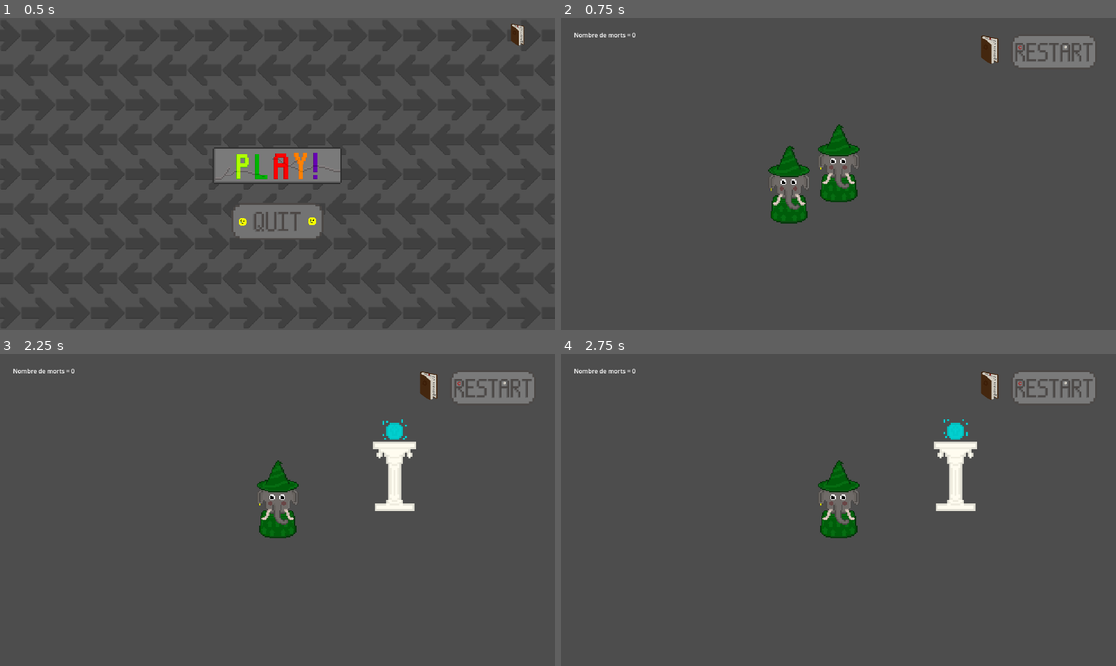
Above: before the commit, frames 1-4 (two rows, left to right).
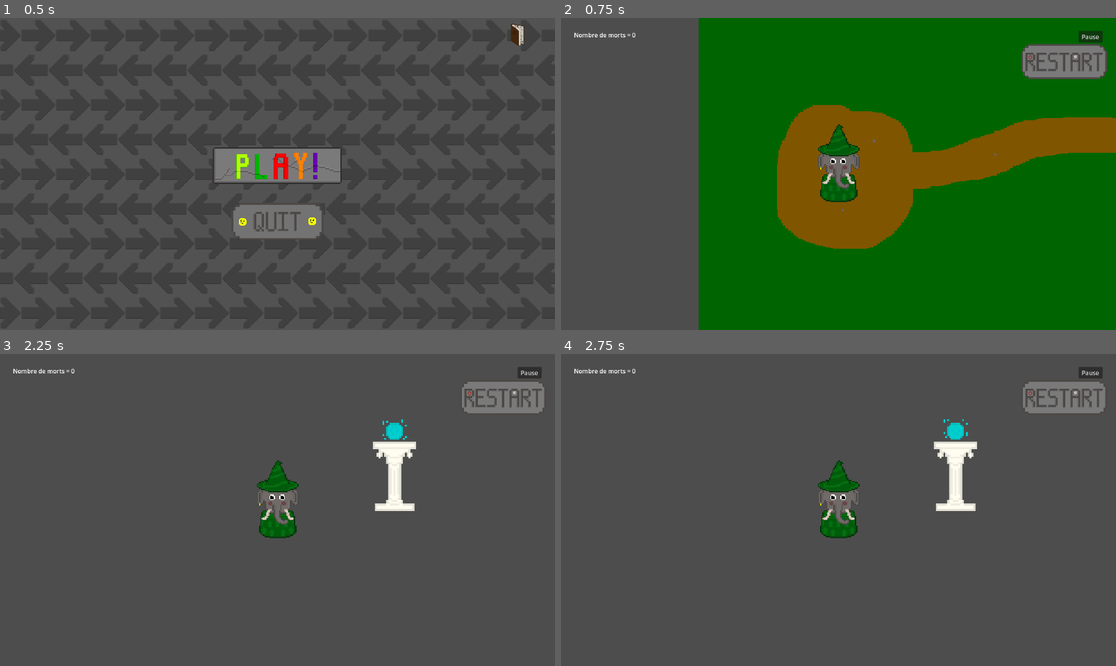
Above: after the commit, the same moments.

Repository: matteoJeulin/gameJam2023
Game: Godot game, scene res://Scenes/Niveaux/Niveau1.tscn
Two runs of this game, one before a commit and one after it. Both use one fixed random seed, a clock stepped at 60 frames per second and the inputs below. This scene is started directly instead of the project's main scene.
Inputs (mouse positions are in pixels of both pictures, inside the frame that each line leads up to; where the layout moved, square brackets give the same spot in the first picture):
- Up to frame 1 (0.5 s): no input
- Up to frame 2 (0.75 s): click (838, 164) at 0.5 s
- Up to frame 3 (2.25 s): click (527, 372) [427, 385] at 1.25 s; click (283, 516) at 2 s
- Up to frame 4 (2.75 s): no input

Frame 1 is identical in both runs. In frame 2, 73% of the frame differs, in the area x 24-100%, y 0-100%; in frame 3, 1.6%; in frame 4, 1.6%.

Commit message:
ok

Diff:
--- a/Scenes/Characters/player.tscn
+++ b/Scenes/Characters/player.tscn
@@ -1,8 +1,7 @@
-[gd_scene load_steps=7 format=3 uid="uid://cedasj6m778up"]
+[gd_scene load_steps=6 format=3 uid="uid://cedasj6m778up"]
 
 [ext_resource type="Script" path="res://Scripts/Character/player.gd" id="1_fy2mp"]
 [ext_resource type="Texture2D" uid="uid://djitfxu20dcva" path="res://assets/sprites/player/player_down.png" id="2_ep43r"]
-[ext_resource type="Texture2D" uid="uid://ce00g0eag5c17" path="res://assets/sprites/buttons/settings_button.png" id="3_1i5jl"]
 [ext_resource type="Texture2D" uid="uid://bwxxmascex13p" path="res://assets/sprites/buttons/restart_button.png" id="3_f5hwx"]
 
 [sub_resource type="RectangleShape2D" id="RectangleShape2D_xqgxk"]
@@ -25,18 +24,18 @@
 [node name="Camera2D" type="Camera2D" parent="."]
 zoom = Vector2(1.3, 1.3)
 
-[node name="Pause" type="TextureButton" parent="."]
-offset_left = 352.0
+[node name="Pause" type="Button" parent="."]
+offset_left = 639.0
 offset_top = -381.0
-offset_right = 452.0
-offset_bottom = -281.0
-texture_normal = ExtResource("3_1i5jl")
+offset_right = 703.0
+offset_bottom = -350.0
+text = "Pause"
 
 [node name="Restart" type="TextureButton" parent="."]
-offset_left = 459.0
-offset_top = -372.0
-offset_right = 779.0
-offset_bottom = -237.0
+offset_left = 486.0
+offset_top = -346.0
+offset_right = 806.0
+offset_bottom = -211.0
 scale = Vector2(0.715801, 0.691507)
 texture_normal = ExtResource("3_f5hwx")
 script = SubResource("GDScript_5sml8")
--- a/Scenes/Niveaux/Niveau1.tscn
+++ b/Scenes/Niveaux/Niveau1.tscn
@@ -18,6 +18,16 @@
 [ext_resource type="PackedScene" uid="uid://trh5eavjbnls" path="res://Scenes/Arrows/arrow_green_right.tscn" id="16_puunm"]
 [ext_resource type="PackedScene" uid="uid://bg778ttbu4y1r" path="res://Scenes/Arrows/arrow_green_up.tscn" id="17_v1p67"]
 [ext_resource type="PackedScene" uid="uid://gf4361fni7v1" path="res://Scenes/Niveaux/fin.tscn" id="18_km7lr"]
+[ext_resource type="PackedScene" uid="uid://cmabdk27umqyq" path="res://Scenes/walls/wall.tscn" id="19_2olg4"]
+[ext_resource type="PackedScene" uid="uid://cd44g3pae5l2s" path="res://Scenes/Arrows/switch_arrow_green_antitrigo.tscn" id="19_ap3dj"]
+[ext_resource type="PackedScene" uid="uid://dexipce3q7nkx" path="res://Scenes/Arrows/switch_arrow_green_trigo.tscn" id="20_45mvg"]
+[ext_resource type="PackedScene" uid="uid://bgr7ii72xhhat" path="res://Scenes/walls/bookshelf_1.tscn" id="20_uxwmu"]
+[ext_resource type="PackedScene" uid="uid://bjfoiipfh2imn" path="res://Scenes/walls/bookshelf_2.tscn" id="21_7pplj"]
+[ext_resource type="PackedScene" uid="uid://d3cprgkp16vvw" path="res://Scenes/walls/bookshelf_3.tscn" id="22_1jcgp"]
+[ext_resource type="PackedScene" uid="uid://6inlq0u0vuvx" path="res://Scenes/walls/corner_down_right.tscn" id="23_44tnc"]
+[ext_resource type="PackedScene" uid="uid://do3kggeqp0fmq" path="res://Scenes/walls/corner_up_right.tscn" id="24_jfr7n"]
+[ext_resource type="PackedScene" uid="uid://bjkut7wf8awkb" path="res://Scenes/walls/corner_down_left.tscn" id="25_tbcyy"]
+[ext_resource type="PackedScene" uid="uid://do8yeugxm7id" path="res://Scenes/walls/corner_up_left.tscn" id="26_85h5x"]
 
 [sub_resource type="TileSetAtlasSource" id="TileSetAtlasSource_tlpkx"]
 texture = ExtResource("3_j0dmn")
@@ -123,22 +133,12 @@
 [node name="Niveau1" type="Node2D"]
 script = ExtResource("1_t8ghe")
 
-[node name="Label" type="Label" parent="."]
-offset_left = 401.0
-offset_top = 192.0
-offset_right = 874.0
-offset_bottom = 324.0
-text = "Ca marche"
-
-[node name="Label2" type="Label" parent="."]
-offset_right = 248.0
-offset_bottom = 90.0
-
 [node name="Player" parent="." instance=ExtResource("2_egr84")]
 z_index = 1
 position = Vector2(1771, 3102)
 
 [node name="Floor" type="TileMap" parent="."]
+z_index = -1
 position = Vector2(-728.504, 159.461)
 scale = Vector2(6, 6)
 tile_set = SubResource("TileSet_p7qht")
@@ -301,3 +301,46 @@
 
 [node name="Fin" parent="." instance=ExtResource("18_km7lr")]
 position = Vector2(3597, 720)
+
+[node name="CharacterBody2D" parent="." instance=ExtResource("19_2olg4")]
+y_sort_enabled = true
+position = Vector2(3013, 1757)
+
+[node name="CharacterBody2D2" parent="." instance=ExtResource("19_2olg4")]
+y_sort_enabled = true
+position = Vector2(3013, 1956)
+
+[node name="CharacterBody2D3" parent="." instance=ExtResource("19_2olg4")]
+y_sort_enabled = true
+position = Vector2(3013, 2088)
+
+[node name="CharacterBody2D4" parent="." instance=ExtResource("20_uxwmu")]
+position = Vector2(1498, 2302)
+
+[node name="CharacterBody2D5" parent="." instance=ExtResource("21_7pplj")]
+position = Vector2(271, 2088)
+
+[node name="CharacterBody2D6" parent="." instance=ExtResource("22_1jcgp")]
+y_sort_enabled = true
+position = Vector2(2863, 2342)
+
+[node name="CharacterBody2D7" parent="." instance=ExtResource("23_44tnc")]
+position = Vector2(2049, 2342)
+
+[node name="CharacterBody2D8" parent="." instance=ExtResource("24_jfr7n")]
+position = Vector2(-358, 1783)
+
+[node name="CharacterBody2D9" parent="." instance=ExtResource("25_tbcyy")]
+position = Vector2(-135, 1936)
+
+[node name="CharacterBody2D10" parent="." instance=ExtResource("26_85h5x")]
+y_sort_enabled = true
+position = Vector2(3013, 2338)
+
+[node name="Switch_Arrow_Green_Antitrigo" parent="." instance=ExtResource("19_ap3dj")]
+z_index = 0
+position = Vector2(-330, 1043)
+
+[node name="Switch_Arrow_Green_Trigo" parent="." instance=ExtResource("20_45mvg")]
+z_index = 0
+position = Vector2(-539, 755)
--- /dev/null
+++ b/Scenes/Niveaux/exterieur.tscn
@@ -0,0 +1,14 @@
+[gd_scene load_steps=3 format=3 uid="uid://6nxk637g076d"]
+
+[ext_resource type="Texture2D" uid="uid://200g0si4cqht" path="res://assets/sprites/background/outside.png" id="1_cnaxn"]
+[ext_resource type="PackedScene" uid="uid://cedasj6m778up" path="res://Scenes/Characters/player.tscn" id="2_wlrfj"]
+
+[node name="Exterieur" type="Node2D"]
+
+[node name="Sprite2D" type="Sprite2D" parent="."]
+position = Vector2(-3, 0)
+scale = Vector2(2, 2)
+texture = ExtResource("1_cnaxn")
+
+[node name="Player" parent="." instance=ExtResource("2_wlrfj")]
+position = Vector2(-1551, 483)
--- a/Scenes/Niveaux/niveau_2.tscn
+++ b/Scenes/Niveaux/niveau2.tscn
@@ -1,9 +1,27 @@
-[gd_scene load_steps=4 format=3 uid="uid://wdof01xxyghv"]
-
-[ext_resource type="Texture2D" uid="uid://dhq3bimjfac4r" path="res://assets/sprites/background/floor.png" id="1_2uoko"]
+[gd_scene load_steps=22 format=3 uid="uid://bsfwlr10qutk7"]
+
+[ext_resource type="Texture2D" uid="uid://dhq3bimjfac4r" path="res://assets/sprites/background/floor.png" id="1_r4s6q"]
+[ext_resource type="PackedScene" uid="uid://ikc2iouwprn" path="res://Scenes/Arrows/switch_arrow_orange_trigo.tscn" id="2_ncl7f"]
+[ext_resource type="PackedScene" uid="uid://71nhmpo2wn7p" path="res://Scenes/Arrows/arrow_orange_right.tscn" id="3_c8wln"]
+[ext_resource type="PackedScene" uid="uid://co3af4edo3nsu" path="res://Scenes/Arrows/arrow_yellow_right.tscn" id="4_xlddb"]
+[ext_resource type="PackedScene" uid="uid://crghqojoyp4n4" path="res://Scenes/Arrows/arrow_yellow_down.tscn" id="5_n5a48"]
+[ext_resource type="PackedScene" uid="uid://bsx3o564uf7r" path="res://Scenes/Arrows/arrow_yellow_left.tscn" id="6_50opu"]
+[ext_resource type="PackedScene" uid="uid://b3fl1w42unckm" path="res://Scenes/Arrows/arrow_yellow_up.tscn" id="7_8meey"]
+[ext_resource type="PackedScene" uid="uid://di4nbb03jmg8w" path="res://Scenes/Arrows/arrow_red_right.tscn" id="8_07uyx"]
+[ext_resource type="PackedScene" uid="uid://dk2jlaunl863b" path="res://Scenes/Arrows/arrow_green_left.tscn" id="9_b67l1"]
+[ext_resource type="PackedScene" uid="uid://cd44g3pae5l2s" path="res://Scenes/Arrows/switch_arrow_green_antitrigo.tscn" id="10_10h5m"]
+[ext_resource type="PackedScene" uid="uid://c4dhrs67rgyos" path="res://Scenes/Arrows/switch_arrow_red_trigo.tscn" id="11_xacvt"]
+[ext_resource type="PackedScene" uid="uid://2foxy4jqmq1w" path="res://Scenes/Arrows/arrow_green_down.tscn" id="12_6cd23"]
+[ext_resource type="PackedScene" uid="uid://gf4361fni7v1" path="res://Scenes/Niveaux/fin.tscn" id="13_g64hv"]
+[ext_resource type="PackedScene" uid="uid://dexipce3q7nkx" path="res://Scenes/Arrows/switch_arrow_green_trigo.tscn" id="14_wmibu"]
+[ext_resource type="PackedScene" uid="uid://cojx3wmn0k8jd" path="res://Scenes/Arrows/switch_arrow_yellow_antitrigo.tscn" id="15_g1wyt"]
+[ext_resource type="PackedScene" uid="uid://l61yo83fqpk6" path="res://Scenes/Arrows/switch_arrow_yellow_trigo.tscn" id="16_dmosv"]
+[ext_resource type="PackedScene" uid="uid://bq7e8fn7mtxxx" path="res://Scenes/Arrows/switch_arrow_red_antitrigo.tscn" id="17_ec6lo"]
+[ext_resource type="PackedScene" uid="uid://bl6gs4yirlmm" path="res://Scenes/Arrows/switch_arrow_orange_antitrigo.tscn" id="18_vdbvh"]
+[ext_resource type="PackedScene" uid="uid://cedasj6m778up" path="res://Scenes/Characters/player.tscn" id="19_xx1u1"]
 
 [sub_resource type="TileSetAtlasSource" id="TileSetAtlasSource_kiii1"]
-texture = ExtResource("1_2uoko")
+texture = ExtResource("1_r4s6q")
 texture_region_size = Vector2i(50, 40)
 0:0/0 = 0
 
@@ -14,7 +32,176 @@
 [node name="Niveau2" type="Node2D"]
 
 [node name="Floor" type="TileMap" parent="."]
+z_index = -1
 scale = Vector2(6, 6)
 tile_set = SubResource("TileSet_rljj6")
 format = 2
 layer_0/tile_data = PackedInt32Array(131076, 0, 0, -1441823, 0, 0, -1376287, 0, 0, -1310751, 0, 0, -1245215, 0, 0, -117 …(53626 unchanged characters)…
+
+[node name="Switch_Arrow_Orange_Trigo" parent="." instance=ExtResource("2_ncl7f")]
+position = Vector2(742, 2286)
+
+[node name="Arrow_Orange_Right" parent="." instance=ExtResource("3_c8wln")]
+position = Vector2(1037, 2292)
+
+[node name="Arrow_Yellow_Right" parent="." instance=ExtResource("4_xlddb")]
+position = Vector2(916, 1667)
+
+[node name="Arrow_Yellow_Right6" parent="." instance=ExtResource("4_xlddb")]
+position = Vector2(1687, 1311)
+
+[node name="Arrow_Yellow_Right7" parent="." instance=ExtResource("4_xlddb")]
+position = Vector2(2212, 1599)
+
+[node name="Arrow_Yellow_Right8" parent="." instance=ExtResource("4_xlddb")]
+position = Vector2(2701, 1565)
+
+[node name="Arrow_Yellow_Right9" parent="." instance=ExtResource("4_xlddb")]
+position = Vector2(3159, 1586)
+
+[node name="Arrow_Yellow_Right10" parent="." instance=ExtResource("4_xlddb")]
+position = Vector2(3540, 1561)
+
+[node name="Arrow_Yellow_Right15" parent="." instance=ExtResource("4_xlddb")]
+position = Vector2(3897, 1574)
+
+[node name="Arrow_Yellow_Right16" parent="." instance=ExtResource("4_xlddb")]
+position = Vector2(4766, 2544)
+
+[node name="Arrow_Yellow_Right13" parent="." instance=ExtResource("4_xlddb")]
+position = Vector2(3446, 1016)
+
+[node name="Arrow_Yellow_Right14" parent="." instance=ExtResource("4_xlddb")]
+position = Vector2(3729, 1016)
+
+[node name="Arrow_Yellow_Right2" parent="." instance=ExtResource("4_xlddb")]
+position = Vector2(448, 1680)
+
+[node name="Arrow_Yellow_Right3" parent="." instance=ExtResource("4_xlddb")]
+position = Vector2(1343, 241)
+
+[node name="Arrow_Yellow_Right5" parent="." instance=ExtResource("4_xlddb")]
+position = Vector2(1978, 241)
+
+[node name="Arrow_Yellow_Right11" parent="." instance=ExtResource("4_xlddb")]
+position = Vector2(2474, 255)
+
+[node name="Arrow_Yellow_Right12" parent="." instance=ExtResource("4_xlddb")]
+position = Vector2(3090, 199)
+
+[node name="Arrow_Yellow_Right4" parent="." instance=ExtResource("4_xlddb")]
+position = Vector2(1352, 470)
+
+[node name="Arrow_Yellow_Down" parent="." instance=ExtResource("5_n5a48")]
+position = Vector2(444, 1456)
+
+[node name="Arrow_Yellow_Down3" parent="." instance=ExtResource("5_n5a48")]
+position = Vector2(1667, 645)
+
+[node name="Arrow_Yellow_Down4" parent="." instance=ExtResource("5_n5a48")]
+position = Vector2(1959, 647)
+
+[node name="Arrow_Yellow_Down5" parent="." instance=ExtResource("5_n5a48")]
+position = Vector2(1959, 1058)
+
+[node name="Arrow_Yellow_Down6" parent="." instance=ExtResource("5_n5a48")]
+position = Vector2(1951, 1448)
+
+[node name="Arrow_Yellow_Down7" parent="." instance=ExtResource("5_n5a48")]
+position = Vector2(3125, 586)
+
+[node name="Arrow_Yellow_Down8" parent="." instance=ExtResource("5_n5a48")]
+position = Vector2(3415, 594)
+
+[node name="Arrow_Yellow_Down10" parent="." instance=ExtResource("5_n5a48")]
+position = Vector2(3893, 1189)
+
+[node name="Arrow_Yellow_Down11" parent="." instance=ExtResource("5_n5a48")]
+position = Vector2(4965, 2350)
+
+[node name="Arrow_Yellow_Down9" parent="." instance=ExtResource("5_n5a48")]
+position = Vector2(2710, 511)
+
+[node name="Arrow_Yellow_Down2" parent="." instance=ExtResource("5_n5a48")]
+position = Vector2(758, 408)
+
+[node name="Arrow_Yellow_Left" parent="." instance=ExtResource("6_50opu")]
+position = Vector2(906, 1315)
+
+[node name="Arrow_Yellow_Left6" parent="." instance=ExtResource("6_50opu")]
+position = Vector2(1677, 1599)
+
+[node name="Arrow_Yellow_Left7" parent="." instance=ExtResource("6_50opu")]
+position = Vector2(2281, 1063)
+
+[node name="Arrow_Yellow_Left8" parent="." instance=ExtResource("6_50opu")]
+position = Vector2(2724, 1057)
+
+[node name="Arrow_Yellow_Left9" parent="." instance=ExtResource("6_50opu")]
+position = Vector2(3086, 1072)
+
+[node name="Arrow_Yellow_Left2" parent="." instance=ExtResource("6_50opu")]
+position = Vector2(620, 1322)
+
+[node name="Arrow_Yellow_Left3" parent="." instance=ExtResource("6_50opu")]
+position = Vector2(622, 1076)
+
+[node name="Arrow_Yellow_Left4" parent="." instance=ExtResource("6_50opu")]
+position = Vector2(914, 1079)
+
+[node name="Arrow_Yellow_Left5" parent="." instance=ExtResource("6_50opu")]
+position = Vector2(1493, 1057)
+
+[node name="Arrow_Yellow_Up" parent="." instance=ExtResource("7_8meey")]
+position = Vector2(446, 1210)
+
+[node name="Arrow_Yellow_Up3" parent="." instance=ExtResource("7_8meey")]
+position = Vector2(1064, 920)
+
+[node name="Arrow_Yellow_Up5" parent="." instance=ExtResource("7_8meey")]
+position = Vector2(2271, 1330)
+
+[node name="Arrow_Yellow_Up6" parent="." instance=ExtResource("7_8meey")]
+position = Vector2(3879, 808)
+
+[node name="Arrow_Yellow_Up4" parent="." instance=ExtResource("7_8meey")]
+position = Vector2(1046, 614)
+
+[node name="Arrow_Yellow_Up2" parent="." instance=ExtResource("7_8meey")]
+position = Vector2(444, 898)
+
+[node name="Arrow_Red_Right" parent="." instance=ExtResource("8_07uyx")]
+position = Vector2(436, 521)
+
+[node name="Arrow_Green_Left" parent="." instance=ExtResource("9_b67l1")]
+position = Vector2(755, 204)
+
+[node name="Switch_Arrow_Green_Antitrigo" parent="." instance=ExtResource("10_10h5m")]
+position = Vector2(440, 202)
+
+[node name="Switch_Arrow_Red_Trigo" parent="." instance=ExtResource("11_xacvt")]
+position = Vector2(3887, 272)
+
+[node name="Arrow_Green_Down" parent="." instance=ExtResource("12_6cd23")]
+position = Vector2(4608, 697)
+
+[node name="Fin" parent="." instance=ExtResource("13_g64hv")]
+position = Vector2(4610, 260)
+
+[node name="Switch_Arrow_Green_Trigo" parent="." instance=ExtResource("14_wmibu")]
+position = Vector2(-163, 338)
+
+[node name="Switch_Arrow_Yellow_Antitrigo" parent="." instance=ExtResource("15_g1wyt")]
+position = Vector2(-165, -74)
+
+[node name="Switch_Arrow_Yellow_Trigo" parent="." instance=ExtResource("16_dmosv")]
+position = Vector2(-183, 96)
+
+[node name="Switch_Arrow_Red_Antitrigo" parent="." instance=ExtResource("17_ec6lo")]
+position = Vector2(-336, 242)
+
+[node name="Switch_Arrow_Orange_Antitrigo" parent="." instance=ExtResource("18_vdbvh")]
+position = Vector2(-426, 42)
+
+[node name="Player" parent="." instance=ExtResource("19_xx1u1")]
+position = Vector2(799, 2626)
--- a/Scenes/walls/bookshelf_1.tscn
+++ b/Scenes/walls/bookshelf_1.tscn
@@ -6,6 +6,7 @@
 size = Vector2(50, 42)
 
 [node name="CharacterBody2D" type="CharacterBody2D"]
+scale = Vector2(4, 4)
 
 [node name="Sprite2D" type="Sprite2D" parent="."]
 texture = ExtResource("1_swkob")
--- a/Scenes/walls/bookshelf_2.tscn
+++ b/Scenes/walls/bookshelf_2.tscn
@@ -6,6 +6,7 @@
 size = Vector2(50, 42)
 
 [node name="CharacterBody2D" type="CharacterBody2D"]
+scale = Vector2(4, 4)
 
 [node name="Sprite2D" type="Sprite2D" parent="."]
 texture = ExtResource("1_j2xg7")
--- a/Scenes/walls/bookshelf_3.tscn
+++ b/Scenes/walls/bookshelf_3.tscn
@@ -6,6 +6,7 @@
 size = Vector2(50, 42)
 
 [node name="CharacterBody2D" type="CharacterBody2D"]
+scale = Vector2(4, 4)
 
 [node name="Sprite2D" type="Sprite2D" parent="."]
 texture = ExtResource("1_lysdf")
--- a/Scenes/walls/corner_down_left.tscn
+++ b/Scenes/walls/corner_down_left.tscn
@@ -6,6 +6,7 @@
 size = Vector2(49, 43)
 
 [node name="CharacterBody2D" type="CharacterBody2D"]
+scale = Vector2(4, 4)
 
 [node name="Sprite2D" type="Sprite2D" parent="."]
 position = Vector2(0, -1)
--- a/Scenes/walls/corner_down_right.tscn
+++ b/Scenes/walls/corner_down_right.tscn
@@ -6,6 +6,7 @@
 size = Vector2(49, 42.5)
 
 [node name="CharacterBody2D" type="CharacterBody2D"]
+scale = Vector2(4, 4)
 
 [node name="Sprite2D" type="Sprite2D" parent="."]
 texture = ExtResource("1_psl5d")
--- a/Scenes/walls/corner_up_left.tscn
+++ b/Scenes/walls/corner_up_left.tscn
@@ -6,6 +6,7 @@
 size = Vector2(24, 74)
 
 [node name="CharacterBody2D" type="CharacterBody2D"]
+scale = Vector2(4, 4)
 
 [node name="Sprite2D" type="Sprite2D" parent="."]
 texture = ExtResource("1_h5waq")
--- a/Scenes/walls/corner_up_right.tscn
+++ b/Scenes/walls/corner_up_right.tscn
@@ -6,6 +6,7 @@
 size = Vector2(24, 74)
 
 [node name="CharacterBody2D" type="CharacterBody2D"]
+scale = Vector2(4, 4)
 
 [node name="Sprite2D" type="Sprite2D" parent="."]
 texture = ExtResource("1_usk7l")
--- a/Scenes/walls/end_bookshelf_left.tscn
+++ b/Scenes/walls/end_bookshelf_left.tscn
@@ -6,6 +6,7 @@
 size = Vector2(10, 59)
 
 [node name="CharacterBody2D" type="CharacterBody2D"]
+scale = Vector2(4, 4)
 
 [node name="Sprite2D" type="Sprite2D" parent="."]
 position = Vector2(16, 0)
--- a/Scenes/walls/end_bookshelf_right.tscn
+++ b/Scenes/walls/end_bookshelf_right.tscn
@@ -6,6 +6,7 @@
 size = Vector2(8.5, 59)
 
 [node name="CharacterBody2D" type="CharacterBody2D"]
+scale = Vector2(4, 4)
 
 [node name="Sprite2D" type="Sprite2D" parent="."]
 position = Vector2(-24, -8)
--- a/Scenes/walls/end_wall_down.tscn
+++ b/Scenes/walls/end_wall_down.tscn
@@ -1,11 +1,12 @@
 [gd_scene load_steps=3 format=3 uid="uid://c7qt7e1232cl8"]
 
-[ext_resource type="Texture2D" uid="uid://ks8ehxlyiagb" path="res://assets/sprites/walls/end_wall_down.png" id="1_67fwt"]
+[ext_resource type="Texture2D" uid="uid://bq5qdg3obrm05" path="res://assets/sprites/walls/end_wall_down.png" id="1_67fwt"]
 
 [sub_resource type="RectangleShape2D" id="RectangleShape2D_5a4ab"]
 size = Vector2(22, 40)
 
 [node name="CharacterBody2D" type="CharacterBody2D"]
+scale = Vector2(4, 4)
 
 [node name="Sprite2D" type="Sprite2D" parent="."]
 position = Vector2(0, 2)
--- a/Scenes/walls/end_wall_up.tscn
+++ b/Scenes/walls/end_wall_up.tscn
@@ -1,11 +1,12 @@
 [gd_scene load_steps=3 format=3 uid="uid://drs7v2tler0et"]
 
-[ext_resource type="Texture2D" uid="uid://y65mstfaopsd" path="res://assets/sprites/walls/end_wall_up.png" id="1_4qng7"]
+[ext_resource type="Texture2D" uid="uid://cs1ldl8tau4cg" path="res://assets/sprites/walls/end_wall_up.png" id="1_4qng7"]
 
 [sub_resource type="RectangleShape2D" id="RectangleShape2D_6uohh"]
 size = Vector2(22, 1)
 
 [node name="CharacterBody2D" type="CharacterBody2D"]
+scale = Vector2(4, 4)
 
 [node name="Sprite2D" type="Sprite2D" parent="."]
 position = Vector2(0, -12)
--- a/Scenes/walls/wall.tscn
+++ b/Scenes/walls/wall.tscn
@@ -6,6 +6,7 @@
 size = Vector2(22, 50)
 
 [node name="CharacterBody2D" type="CharacterBody2D"]
+scale = Vector2(4, 4)
 
 [node name="Sprite2D" type="Sprite2D" parent="."]
 texture = ExtResource("1_23o8r")
--- a/Scripts/Arrows/Arrow_Green_Down.gd
+++ b/Scripts/Arrows/Arrow_Green_Down.gd
@@ -7,8 +7,8 @@
 var directions = ["down", "right","up", "left"]
 
 func _ready() :
-	#get_node("../Switch_Arrow_Green_Antitrigo").connect("switch_" + type.color + "_antitrigo", switch_antitrigo)
-	#get_node("../Switch_Arrow_Green_Trigo").connect("switch_" + type.color + "_trigo", switch_trigo)
+	get_node("../Switch_Arrow_Green_Antitrigo").connect("switch_" + type.color + "_antitrigo", switch_antitrigo)
+	get_node("../Switch_Arrow_Green_Trigo").connect("switch_" + type.color + "_trigo", switch_trigo)
 	$Sprite2D.texture = load("res://assets/sprites/arrows/arrow_" + directions[direction] + "_" + type.color + "_" + str(randi_range(1,4)) +".png")
 
 # Called every frame. 'delta' is the elapsed time since the previous frame.
--- a/Scripts/Arrows/Arrow_Green_Left.gd
+++ b/Scripts/Arrows/Arrow_Green_Left.gd
@@ -7,8 +7,8 @@
 var directions = ["down", "right","up", "left"]
 
 func _ready() :
-	#get_node("../Switch_Arrow_Green_Antitrigo").connect("switch_" + type.color + "_antitrigo", switch_antitrigo)
-	#get_node("../Switch_Arrow_Green_Trigo").connect("switch_" + type.color + "_trigo", switch_trigo)
+	get_node("../Switch_Arrow_Green_Antitrigo").connect("switch_" + type.color + "_antitrigo", switch_antitrigo)
+	get_node("../Switch_Arrow_Green_Trigo").connect("switch_" + type.color + "_trigo", switch_trigo)
 	$Sprite2D.texture = load("res://assets/sprites/arrows/arrow_" + directions[direction] + "_" + type.color + "_" + str(randi_range(1,4)) +".png")
 
 # Called every frame. 'delta' is the elapsed time since the previous frame.
--- a/Scripts/Menus/startmenu.gd
+++ b/Scripts/Menus/startmenu.gd
@@ -12,7 +12,7 @@
 
 func _on_resume_pressed():
 	VariablesGlobales.GameStarted = true
-	get_tree().change_scene_to_file("res://Scenes/main.tscn")
+	get_tree().change_scene_to_file("res://Scenes/Niveaux/exterieur.tscn")
 
 
 func _on_options_pressed():
Not shown: 1 places in Scenes/Niveaux/Niveau1.tscn that only renumber resources
Not shown, removed: assets - Shortcut.lnk
